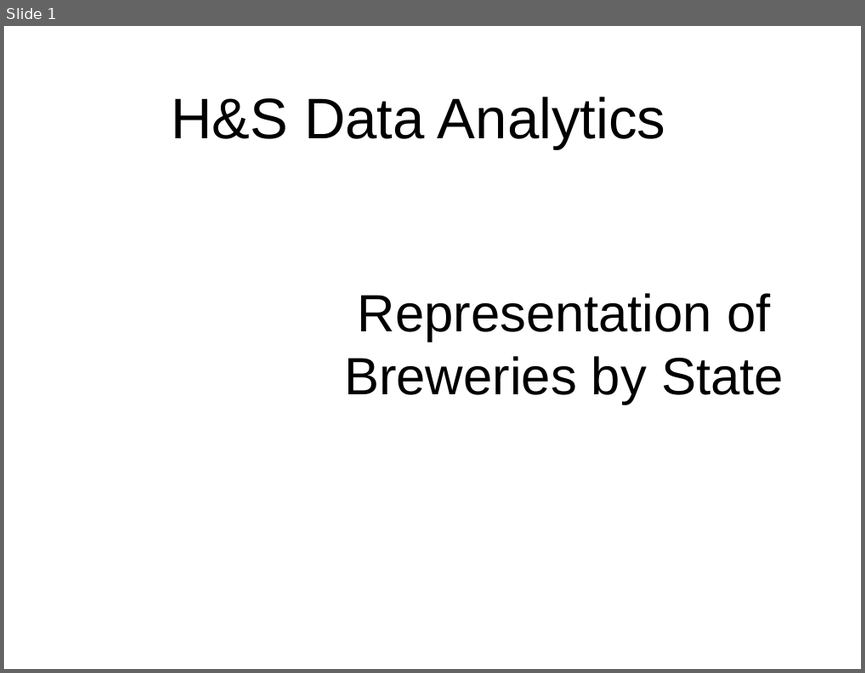
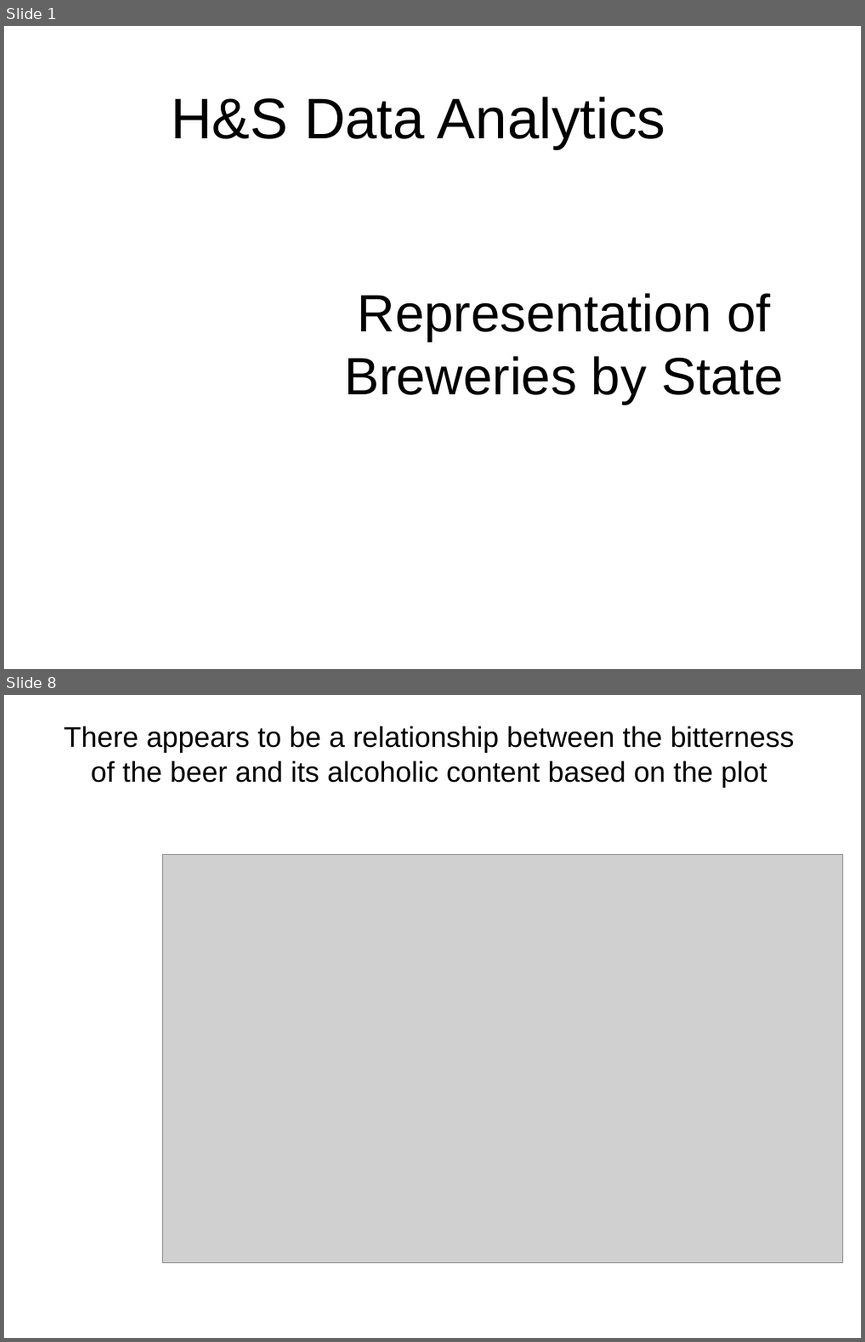
Before and after one commit to jjhorvath/SMUMSDS, a slide deck: Case_Study1.ppt. Shown one above the other, each under a label of ours: slide 1 before the commit, slides 1 and 8 after it; the slides between them are not shown. The pictures are 865x673 and 865x1342 pixels, drawn with LibreOffice and Linux fonts; fonts in the diff are those of the drawing; grey boxes stand for pictures; background and template pictures are left out. Boxes give left, top, right and bottom in pixels: in the first picture for what was removed or moved away, otherwise in the second. Text is boxed around its words. In the diff, an @@ line names an element or a change of style, - is before the commit and + after.

```diff
--- a/Case_Study1.ppt
+++ b/Case_Study1.ppt
@@ slide 8 added at (4, 695, 861, 1338), background picture (left out) @@
@@ title added at (64, 726, 794, 788), 24 pt, text #000000 @@
+There appears to be a relationship between the bitterness of the beer and its alcoholic content based on the plot
@@ picture added at (162, 854, 842, 1263) @@
```
Also in this commit, not shown: 4 slides changed, 2 other slides added, 2 other files.
